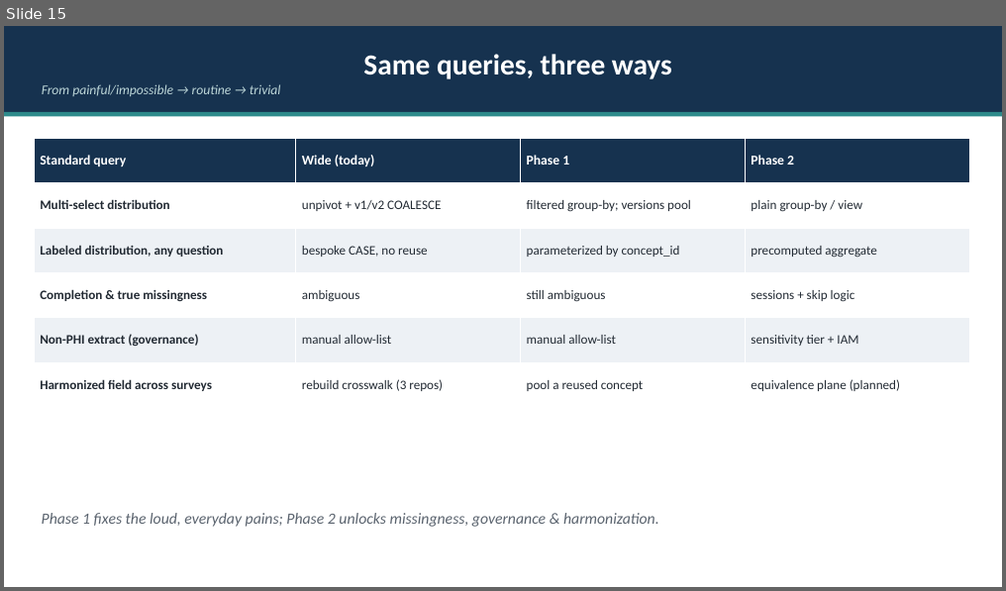
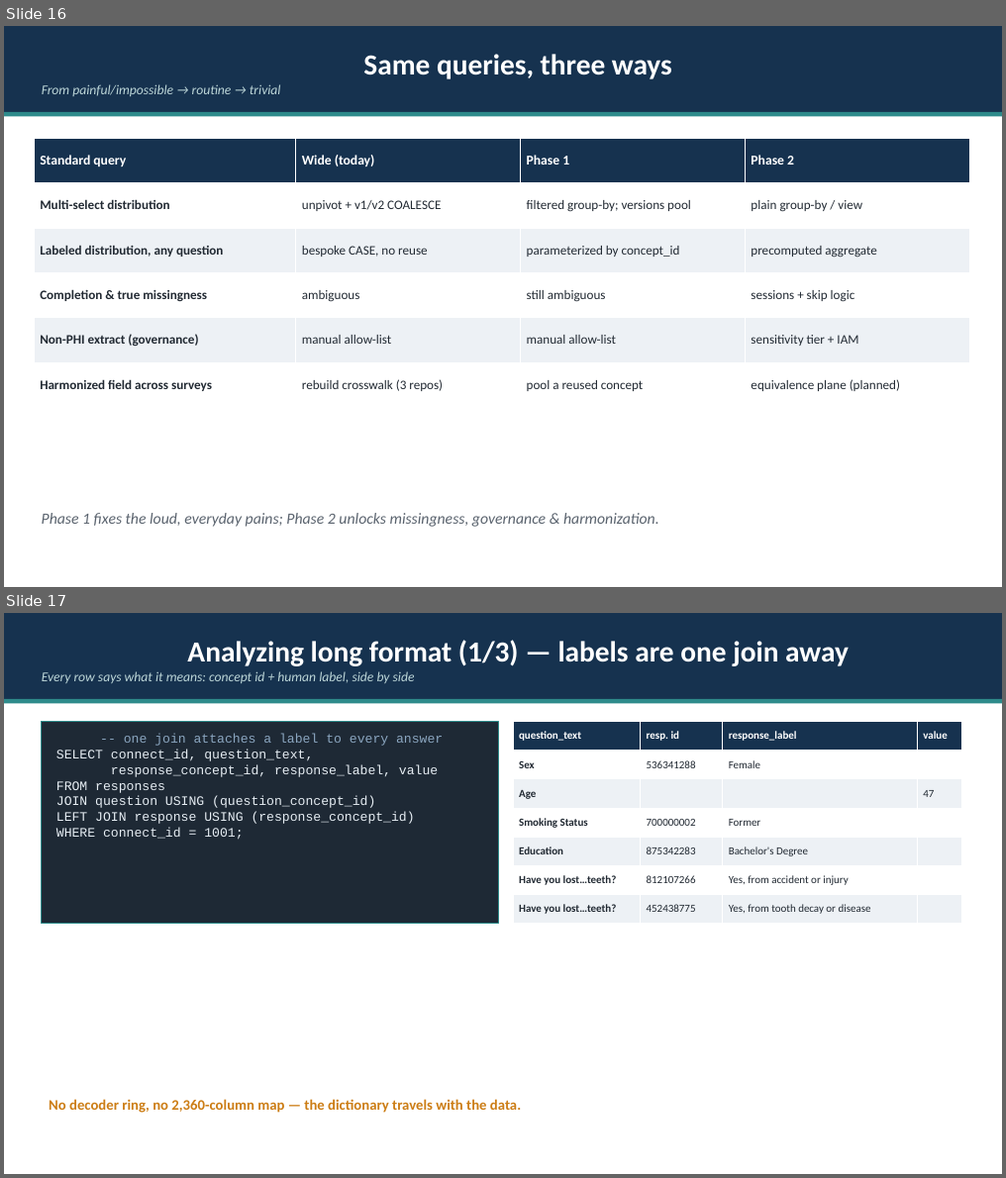
Before and after one commit to Analyticsphere/relational_data_model_demo, a slide deck: docs/Connect_Data_Model_Pitch.pptx. Shown one above the other, each under a label of ours: slide 15 before the commit, slides 16 and 17 after it. The pictures are 1006x591 and 1006x1178 pixels, drawn with LibreOffice and Linux fonts; fonts in the diff are those of the drawing. Boxes give left, top, right and bottom in pixels: in the first picture for what was removed or moved away, otherwise in the second. Text is boxed around its words. In the diff, an @@ line names an element or a change of style, - is before the commit and + after.

Commit message:
Add value-prop opener, long-format analytics demo slides, and integrated overview
- Deck: new "Why a data model?" value-prop opener (self-describing, no tribal knowledge,
  metadata-in-data, schema contract, shared abstractions); OMOP slide retitled as the build
- Deck: 3 "Analyzing long format" demo slides (labels via one join; wide via a generic
  PIVOT in SQL/Python/R; counts as a GROUP BY) backed by runnable sql/demo_long_format.sql (DuckDB)
- docs/connect_integrated*.svg: overview overlaying the survey-answer plane + event/round plane
  (the responses -> session -> round seam)

```diff
--- a/docs/Connect_Data_Model_Pitch.pptx
+++ b/docs/Connect_Data_Model_Pitch.pptx
@@ slide 17 added at <box>4,613,1002,1174</box>, background #FFFFFF @@
@@ rectangle added at <box>4,613,1002,699</box>, fill #16324F, 13 pt, text #BBD5D7, italic @@
+Analyzing long format (1/3) — labels are one join away
+Every row says what it means: concept id + human label, side by side
@@ rectangle added at <box>4,699,1002,703</box>, fill #2E8B8B @@
@@ rectangle added at <box>42,722,498,924</box>, fill #1E2935, outline #2E8B8B 0.75 pt, 12.5 pt, text #E6EDF3 @@
+-- one join attaches a label to every answer
+SELECT connect_id, question_text,
+response_concept_id, response_label, value
+FROM responses
+JOIN question USING (question_concept_id)
+LEFT JOIN response USING (response_concept_id)
+WHERE connect_id = 1001;
@@ table added at <box>513,722,962,924</box>, 7 rows, 4 columns @@
+question_text | resp. id | response_label | value
+Sex | 536341288 | Female | 
+Age |  |  | 47
+Smoking Status | 700000002 | Former | 
+Education | 875342283 | Bachelor's Degree | 
+Have you lost…teeth? | 812107266 | Yes, from accident or injury | 
+Have you lost…teeth? | 452438775 | Yes, from tooth decay or disease | 
@@ text added at <box>49,1099,521,1113</box>, 14 pt, text #CC7D15, bold @@
+No decoder ring, no 2,360-column map — the dictionary travels with the data.
@@ what was slide 15 is now slide 16 @@
```
Also in this commit, not shown: 1 slide changed, 3 other slides added, 7 other files.
